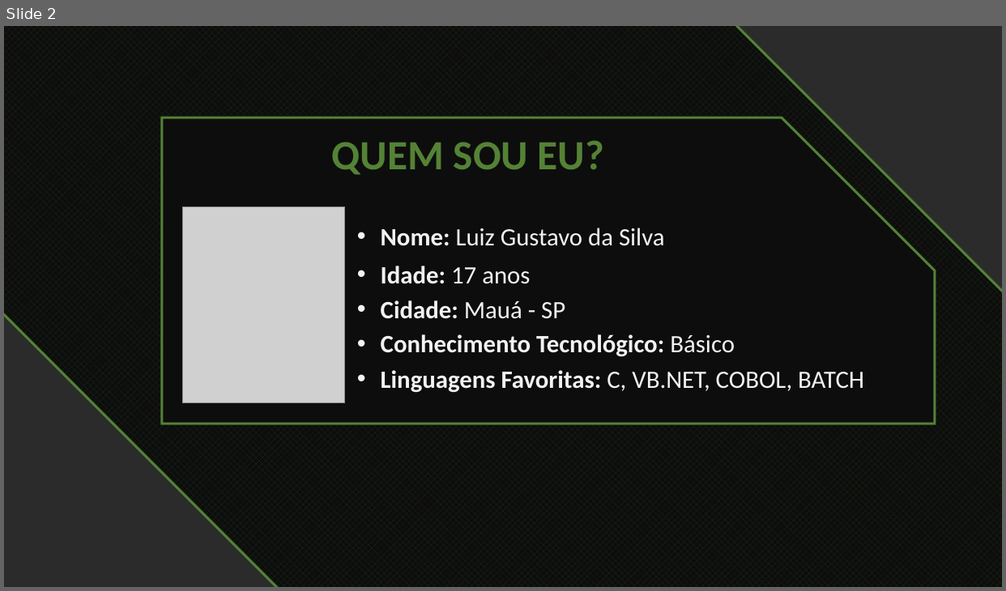
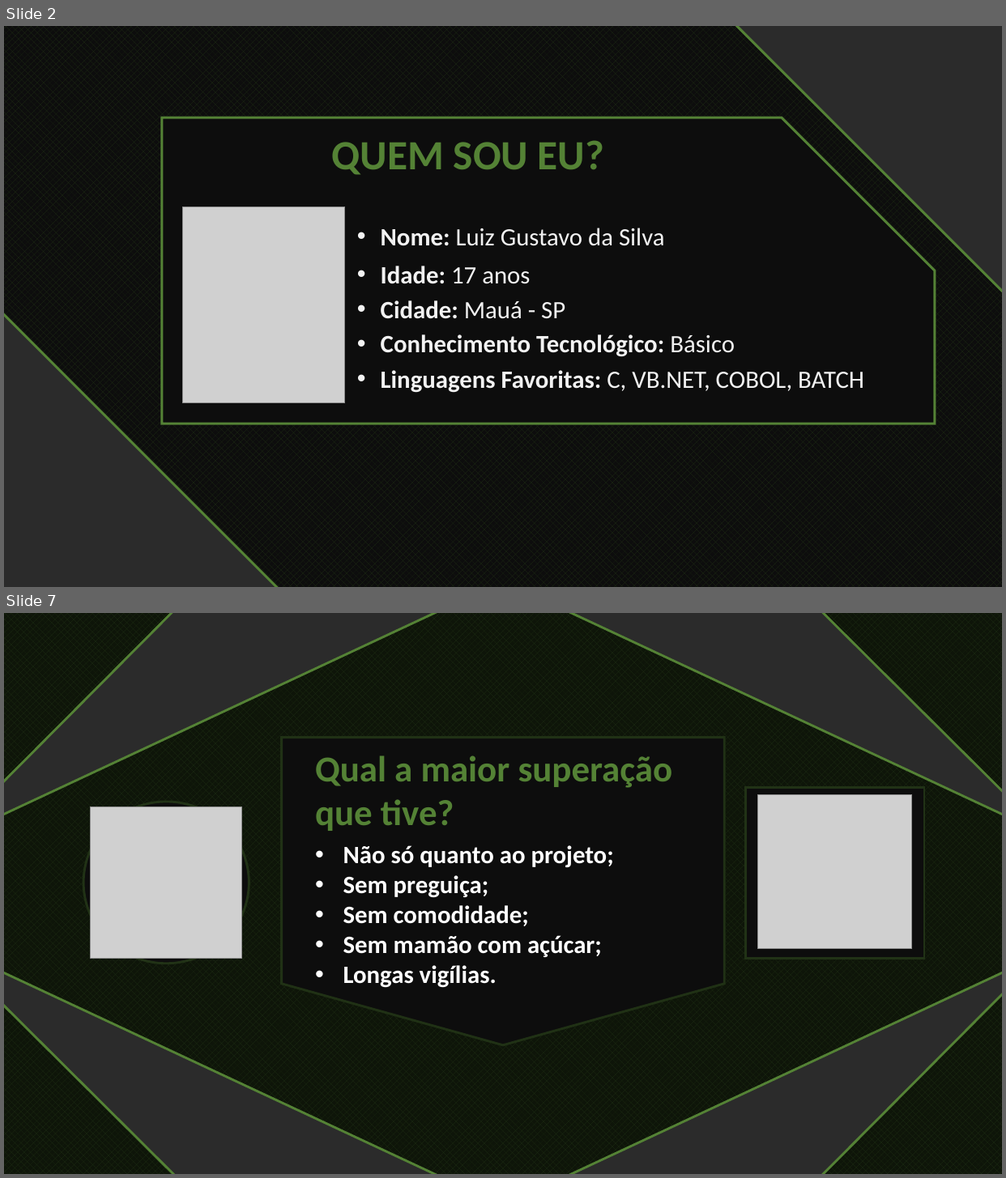
Before and after one commit to Luiz-Gustavo-Silva/Projeto-individual, a slide deck: projeto-site/public/documentação/Apresentação1.pptx. Shown one above the other, each under a label of ours: slide 2 before the commit, slides 2 and 7 after it; the slides between them are not shown. The pictures are 1006x591 and 1006x1178 pixels, drawn with LibreOffice and Linux fonts; fonts in the diff are those of the drawing; grey boxes stand for pictures; background and template pictures are left out; a plain dark background stands for a picture behind light text. Boxes give left, top, right and bottom in pixels: in the first picture for what was removed or moved away, otherwise in the second. Text is boxed around its words. In the diff, an @@ line names an element or a change of style, - is before the commit and + after.

```diff
--- a/projeto-site/public/documentação/Apresentação1.pptx
+++ b/projeto-site/public/documentação/Apresentação1.pptx
@@ slide 7 added at [4, 613, 1002, 1174], background picture (left out) @@
@@ right triangle added at [4, 613, 182, 801], fill pattern #203115 on #0E1509, outline #548235 2.25 pt @@
@@ diamond added at [4, 613, 1002, 1174], fill pattern #203115 on #0E1509, outline #548235 2.25 pt @@
@@ right triangle added at [813, 613, 1002, 800], fill pattern #203115 on #0E1509, outline #548235 2.25 pt @@
@@ flow chart offpage connector added at [282, 737, 725, 1045], fill #0D0D0D, outline #203115 2.25 pt @@
@@ text added at [315, 756, 673, 831], 35 pt, text #548235, bold @@
+Qual a maior superação que tive?
@@ ellipse added at [83, 802, 249, 964], fill #0D0D0D, outline #213216 2.25 pt @@
@@ picture added at [91, 807, 242, 958] @@
@@ rectangle added at [746, 787, 925, 958], fill #0D0D0D, outline #213216 2.25 pt @@
@@ picture added at [758, 794, 912, 948] @@
@@ text added at [343, 845, 614, 988], 24 pt, text #FFFFFF, bold @@
+• Não só quanto ao projeto;
+• Sem preguiça;
+• Sem comodidade;
+• Sem mamão com açúcar;
+• Longas vigílias.
@@ right triangle added at [4, 986, 183, 1174], fill pattern #203115 on #0E1509, outline #548235 2.25 pt @@
@@ right triangle added at [814, 986, 1002, 1174], fill pattern #203115 on #0E1509, outline #548235 2.25 pt @@
```
Also in this commit, not shown: 3 slides changed, 5 other slides added, 3 slides removed, 5 other files.
